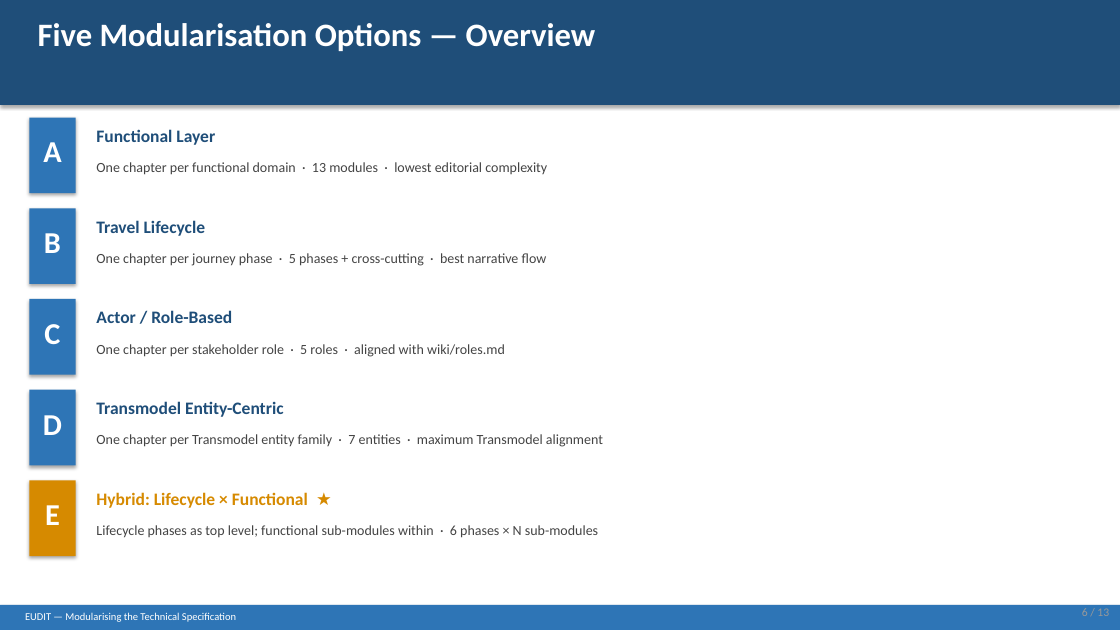
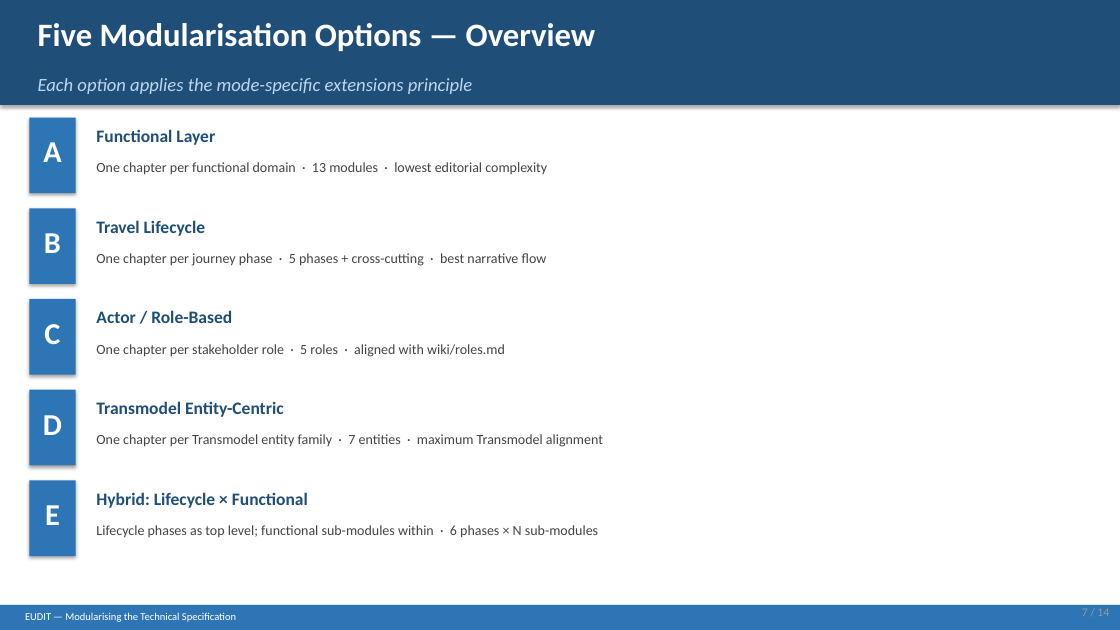
Before and after one commit to TransmodelEcosystem/EUDIT, a slide deck: slide 7 of wiki/modularization/modularization-options.pptx (slide 6 before the commit). Drawn at 1120x630 pixels with LibreOffice and Linux fonts; fonts in the diff are those of the drawing. Boxes give left, top, right and bottom in pixels: in the first picture for what was removed or moved away, otherwise in the second. Text is boxed around its words. In the diff, an @@ line names an element or a change of style, - is before the commit and + after.

Commit message:
Revise slide deck: add mode-specific extensions slide and diagrams, remove recommendation

```diff
--- a/wiki/modularization/modularization-options.pptx
+++ b/wiki/modularization/modularization-options.pptx
@@ text added at [38, 78, 473, 94], 16 pt, text #BDD7EE, italic @@
+Each option applies the mode-specific extensions principle
@@ rectangle at [29, 481, 76, 556]: fill #D68A00 to #2E75B6 @@
@@ text at [96, 492, 308, 508]: text changed; text colour #D68A00 to #1F4E79 @@
-Hybrid: Lifecycle × Functional ★
+Hybrid: Lifecycle × Functional
@@ text at [1082, 608, 1109, 616]: text changed @@
-6 / 13
+7 / 14
```
Also in this commit, not shown: 12 other slides changed, 1 slide added.
